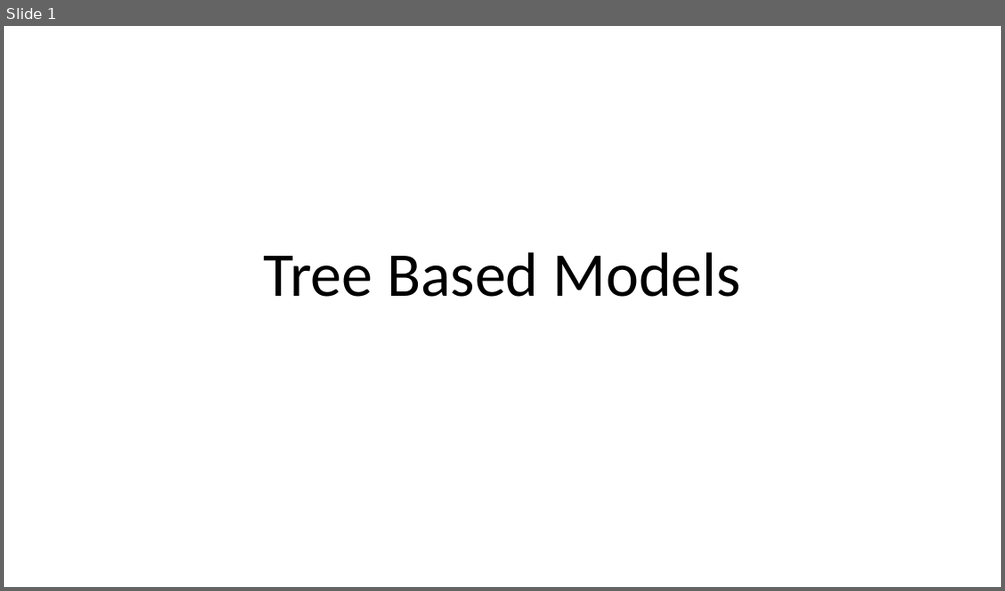
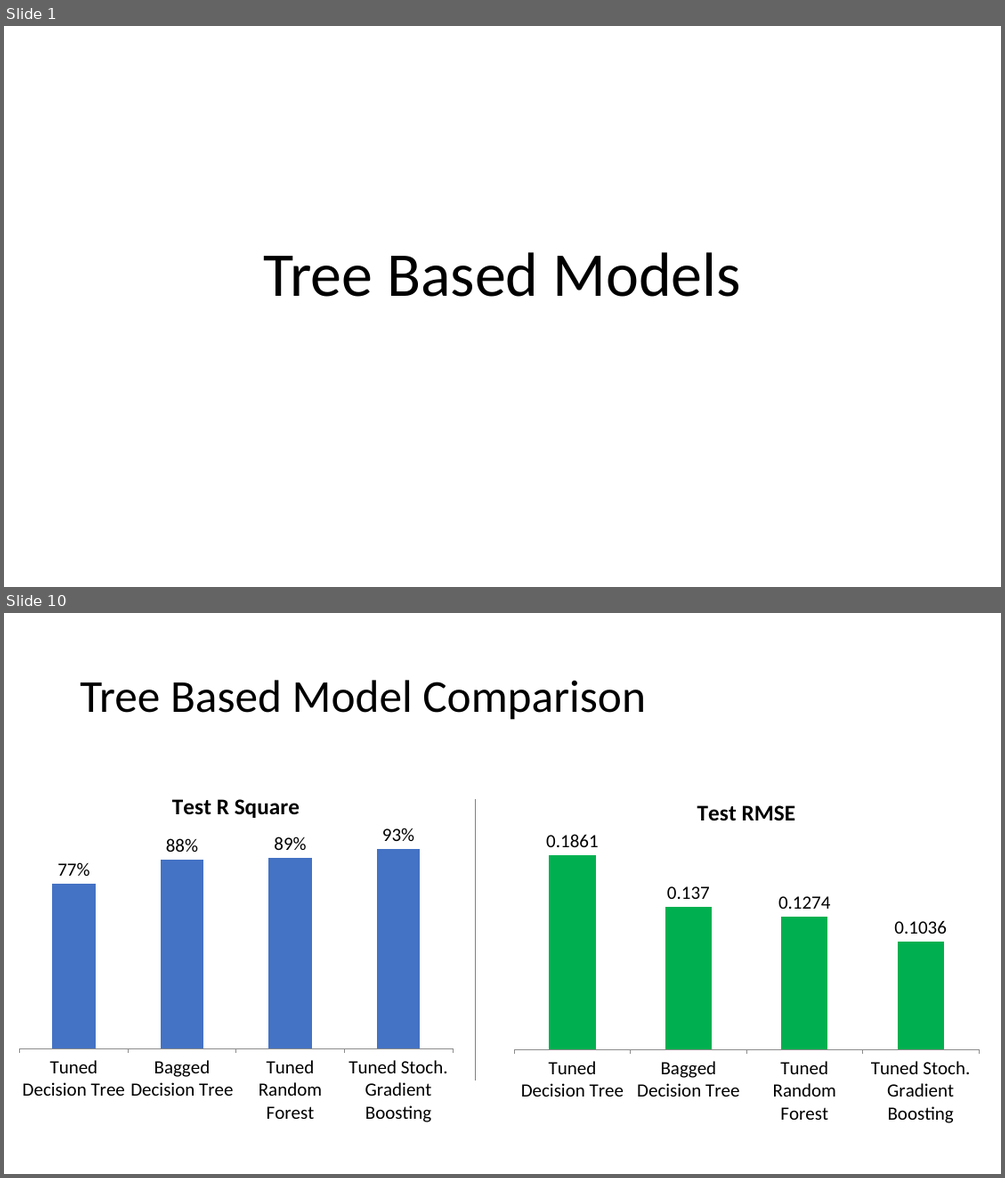
Before and after one commit to reflexiveprophecy/Kaggle_Predict_Ames_Iowa_Housing_Prices, a slide deck: Tree Based Models.pptx. Shown one above the other, each under a label of ours: slide 1 before the commit, slides 1 and 10 after it; the slides between them are not shown. The pictures are 1005x591 and 1005x1178 pixels, drawn with LibreOffice and Linux fonts; fonts in the diff are those of the drawing. Boxes give left, top, right and bottom in pixels: in the first picture for what was removed or moved away, otherwise in the second. Text is boxed around its words. In the diff, an @@ line names an element or a change of style, - is before the commit and + after.

```diff
--- a/Tree Based Models.pptx
+++ b/Tree Based Models.pptx
@@ slide 10 added at (4,613,1001,1174), background #FFFFFF @@
@@ title added at (80,680,646,720), 44 pt, text #000000 @@
+Tree Based Model Comparison
@@ column chart added at (11,774,461,1130) @@
+title "Test R Square"
+categories: Tuned Decision Tree, Bagged Decision Tree, Tuned Random Forest, Tuned Stoch. Gradient Boosting
+Test R Square: 0.77, 0.88, 0.89, 0.93
@@ line added from (475, 799) to (475, 1080), #808080 0.5 pt @@
@@ column chart added at (505,781,989,1131) @@
+title "Test RMSE"
+categories: Tuned Decision Tree, Bagged Decision Tree, Tuned Random Forest, Tuned Stoch. Gradient Boosting
+Test RMSE: 0.1861, 0.137, 0.1274, 0.1036
```
Also in this commit, not shown: 8 slides changed, 1 slide removed, 3 other files.
